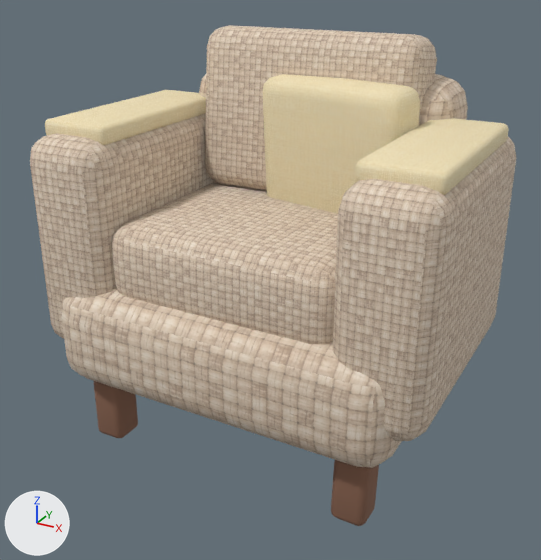
One commit to the Blender file assets-source/blender/armchair.blend: the scene before it, then after it.
Before and after are seen from a camera (50 mm lens) standing at (0.729, -1.347, 1.036) and looking at (0.0, -0.023, 0.374). The axes (+X, +Y, +Z) are drawn at lower left. The lights are the same throughout. The first picture is the older version.

The first picture shows 'chair_arm_-1', 'chair_arm_1', 'chair_arm_cap_-1', 'chair_arm_cap_1', 'chair_back_cushion', 'chair_back_shell', 'chair_reading_pillow', 'chair_seat_cushion', 'chair_tapered_foot', 'chair_tapered_foot.002', 'chair_upholstered_base'.
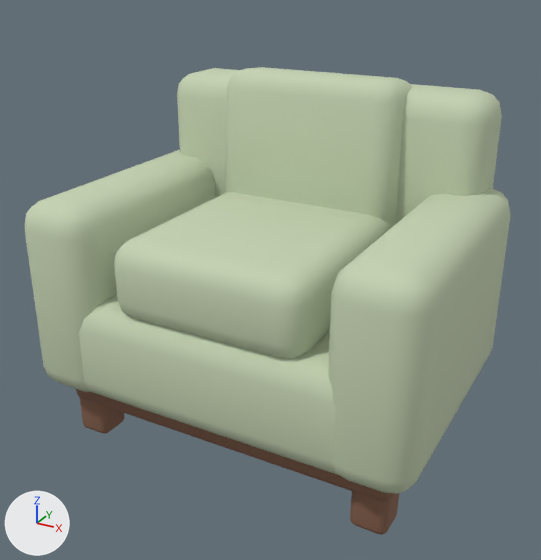
Location of each change, [x1, y1, x2, y2] in pixels of the pictures (541 x 560 px):
'armchair_integrated_arm_1', added (pale green): after [328, 188, 510, 494]
'chair_arm_1', deleted (beige): before [333, 136, 516, 441]
'chair_upholstered_base', surface changed, reshaped, moved: before [61, 288, 402, 468]; after [79, 294, 339, 475]
'chair_seat_cushion', surface changed, reshaped, moved, rescaled: before [112, 182, 338, 345]; after [114, 192, 394, 359]
'armchair_back_cushion_0', added (pale green): after [225, 67, 412, 226]
'chair_arm_-1', deleted (beige): before [30, 113, 214, 339]
'armchair_integrated_arm_-1', added: after [25, 150, 215, 392]
'chair_back_cushion', deleted (beige): before [205, 25, 437, 191]
'chair_back_shell', surface changed, reshaped, moved (mostly hidden before): before [199, 74, 468, 182]; after [177, 68, 502, 224]
'chair_reading_pillow', deleted (beige): before [262, 74, 420, 214]
'chair_arm_cap_1', deleted (beige): before [355, 118, 509, 195]
'chair_arm_cap_-1', deleted (beige): before [45, 90, 206, 145]
'armchair_lower_wood_rail', added (mostly hidden): after [76, 389, 394, 501]
'chair_tapered_foot.002', deleted (brown): before [331, 460, 379, 526]
'chair_tapered_foot', deleted (brown): before [94, 381, 138, 438]
'armchair_tapered_foot.002', added (brown): after [350, 491, 399, 535]
'armchair_tapered_foot', added (brown): after [80, 397, 125, 434]

The change, as a diff of the scene's bpy script:
```diff
--- a/assets-source/blender/armchair.blend.py
+++ b/assets-source/blender/armchair.blend.py
@@ mat_upholstery_textured @@
 mat_upholstery_textured = principled_material('upholstery-textured')
-mat_upholstery_textured.texture = img_handpainted_neutral_weave_png
-mat_upholstery_textured.roughness = 0.96
+mat_upholstery_textured.base_color = (0.56, 0.65, 0.45)  # pale green #c5d3b3
+mat_upholstery_textured.roughness = 0.98
@@ me_cube_033 @@
-me_cube_033.from_pydata(...)  # 96 vertices, 98 faces; spans x -0.387..0.387, y -0.312..0.312, z -0.115..0.115
+me_cube_033.from_pydata(...)  # 96 vertices, 98 faces; spans x -0.414..0.414, y -0.32..0.32, z -0.115..0.115
+# me_cube_033 part 1: 96 of 96 vertices moved; they spanned x -0.387..0.387, y -0.312..0.312, z -0.115..0.115 and now span x -0.414..0.414, y -0.32..0.32, z -0.115..0.115; mean shift (0.0, 0.0, 0.0)
 me_cube_033.materials.append(mat_upholstery_textured)
@@ me_cube_034 @@
-me_cube_034.from_pydata(...)  # 96 vertices, 98 faces; spans x -0.317..0.317, y -0.1..0.1, z -0.261..0.261
+me_cube_034.from_pydata(...)  # 96 vertices, 98 faces; spans x -0.387..0.387, y -0.09..0.09, z -0.252..0.252
+# me_cube_034 part 2: 96 of 96 vertices moved; they spanned x -0.317..0.317, y -0.1..0.1, z -0.261..0.261 and now span x -0.387..0.387, y -0.09..0.09, z -0.252..0.252; mean shift (0.0, 0.0, 0.0)
 me_cube_034.materials.append(mat_upholstery_textured)
@@ me_cube_035 @@
 # used by ob_chair_seat_cushion; location = (0.0, -0.03, 0.44); scale = (1.01, 1.0, 1.0)
-me_cube_035.from_pydata(...)  # 96 vertices, 98 faces; spans x -0.26..0.26, y -0.234..0.234, z -0.09..0.09
+me_cube_035.from_pydata(...)  # 96 vertices, 98 faces; spans x -0.216..0.216, y -0.254..0.254, z -0.085..0.085
+# me_cube_035 part 3: 96 of 96 vertices moved; they spanned x -0.26..0.26, y -0.234..0.234, z -0.09..0.09 and now span x -0.216..0.216, y -0.254..0.254, z -0.085..0.085; mean shift (0.0, 0.0, 0.0)
 me_cube_035.materials.append(mat_upholstery_textured)
@@ ob_chair_upholstered_base @@
 ob_chair_upholstered_base = bpy.data.objects.new('chair_upholstered_base', me_cube_033)
-ob_chair_upholstered_base.location = (0.0, 0.0, 0.27)
+ob_chair_upholstered_base.location = (0.0, 0.0, 0.25)
@@ ob_chair_back_shell @@
 ob_chair_back_shell = bpy.data.objects.new('chair_back_shell', me_cube_034)
-ob_chair_back_shell.location = (0.0, 0.246, 0.531)
+ob_chair_back_shell.location = (0.0, 0.254, 0.513)
@@ ob_chair_seat_cushion @@
 ob_chair_seat_cushion = bpy.data.objects.new('chair_seat_cushion', me_cube_035)
-ob_chair_seat_cushion.location = (0.0, -0.03, 0.44)
+ob_chair_seat_cushion.location = (0.0, -0.055, 0.43)
 ob_chair_seat_cushion.scale = (1.01, 1.0, 1.0)
@@ ob_chair_back_cushion @@
-ob_chair_back_cushion = bpy.data.objects.new('chair_back_cushion', me_cube_036)
@@ ob_chair_arm__1 @@
-ob_chair_arm__1 = bpy.data.objects.new('chair_arm_-1', me_cube_037)
@@ ob_chair_arm_cap__1 @@
-ob_chair_arm_cap__1 = bpy.data.objects.new('chair_arm_cap_-1', me_cube_038)
@@ ob_chair_arm_1 @@
-ob_chair_arm_1 = bpy.data.objects.new('chair_arm_1', me_cube_039)
@@ ob_chair_arm_cap_1 @@
-ob_chair_arm_cap_1 = bpy.data.objects.new('chair_arm_cap_1', me_cube_040)
@@ ob_chair_reading_pillow @@
-ob_chair_reading_pillow = bpy.data.objects.new('chair_reading_pillow', me_cube_041)
@@ ob_chair_tapered_foot @@
-ob_chair_tapered_foot = bpy.data.objects.new('chair_tapered_foot', me_cube_042)
@@ ob_chair_tapered_foot_002 @@
-ob_chair_tapered_foot_002 = bpy.data.objects.new('chair_tapered_foot.002', me_cube_044)
@@ ob_armchair_tapered_foot_002 @@
+ob_armchair_tapered_foot_002 = bpy.data.objects.new('armchair_tapered_foot.002', me_cube_036_1)  # 96 vertices, 98 faces; spans x -0.04..0.04, y -0.04..0.04, z -0.075..0.075; in mat_wood_dark (brown #86614d)
+ob_armchair_tapered_foot_002.location = (0.343, -0.221, 0.075)
+ob_armchair_tapered_foot_002.rotation_euler = (-0.018, 0.018, 0.0)  # degrees (-1, 1, 0)
@@ ob_armchair_tapered_foot @@
+ob_armchair_tapered_foot = bpy.data.objects.new('armchair_tapered_foot', me_cube_036_1.copy())
+ob_armchair_tapered_foot.location = (-0.343, -0.221, 0.075)
+ob_armchair_tapered_foot.rotation_euler = (-0.018, -0.018, 0.0)  # degrees (-1, -1, 0)
@@ ob_armchair_back_cushion_0 @@
+ob_armchair_back_cushion_0 = bpy.data.objects.new('armchair_back_cushion_0', me_cube_033_1)  # 96 vertices, 98 faces; spans x -0.211..0.211, y -0.08..0.08, z -0.176..0.176; in mat_upholstery_textured (pale green #c5d3b3)
+ob_armchair_back_cushion_0.location = (0.0, 0.193, 0.612)
+ob_armchair_back_cushion_0.rotation_euler = (-0.085, 0.0, 0.0)  # degrees (-4.9, 0, 0)
+ob_armchair_back_cushion_0.scale = (1.01, 1.0, 1.0)
@@ ob_armchair_integrated_arm_1 @@
+ob_armchair_integrated_arm_1 = bpy.data.objects.new('armchair_integrated_arm_1', me_cube_031)  # 96 vertices, 98 faces; spans x -0.09..0.09, y -0.316..0.316, z -0.216..0.216; in mat_upholstery_textured (pale green #c5d3b3)
+ob_armchair_integrated_arm_1.location = (0.35, -0.01, 0.351)
@@ ob_armchair_integrated_arm__1 @@
+ob_armchair_integrated_arm__1 = bpy.data.objects.new('armchair_integrated_arm_-1', me_cube_031.copy())
+ob_armchair_integrated_arm__1.location = (-0.35, -0.01, 0.351)
@@ ob_armchair_lower_wood_rail @@
+ob_armchair_lower_wood_rail = bpy.data.objects.new('armchair_lower_wood_rail', me_cube_028)  # 96 vertices, 98 faces; spans x -0.387..0.387, y -0.283..0.283, z -0.042..0.042; in mat_wood_dark (brown #86614d)
+ob_armchair_lower_wood_rail.location = (0.0, 0.015, 0.125)
```
